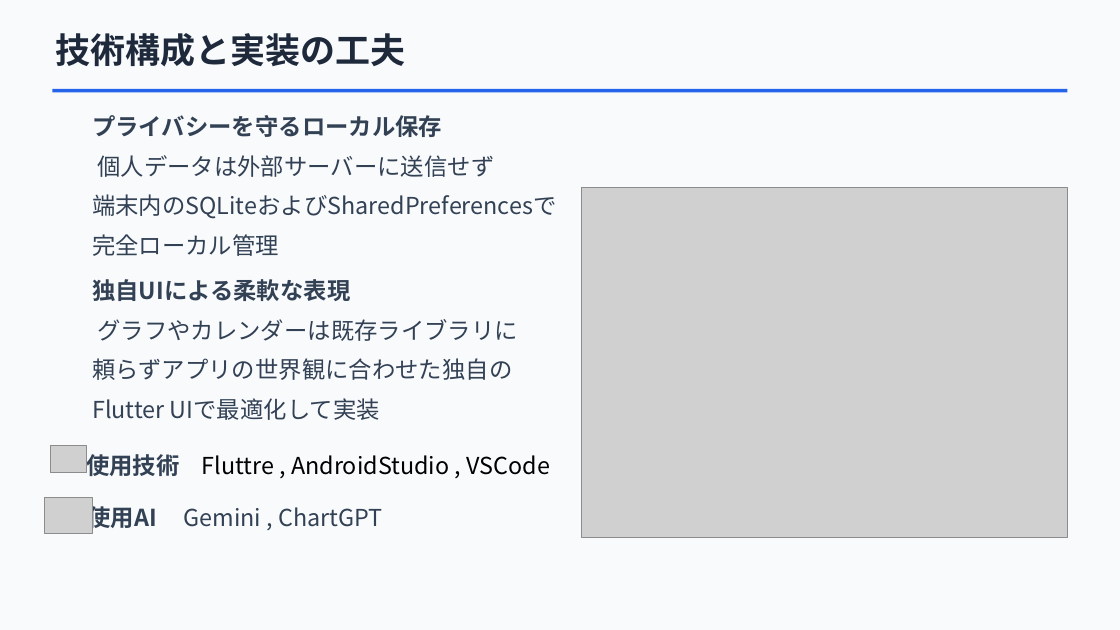
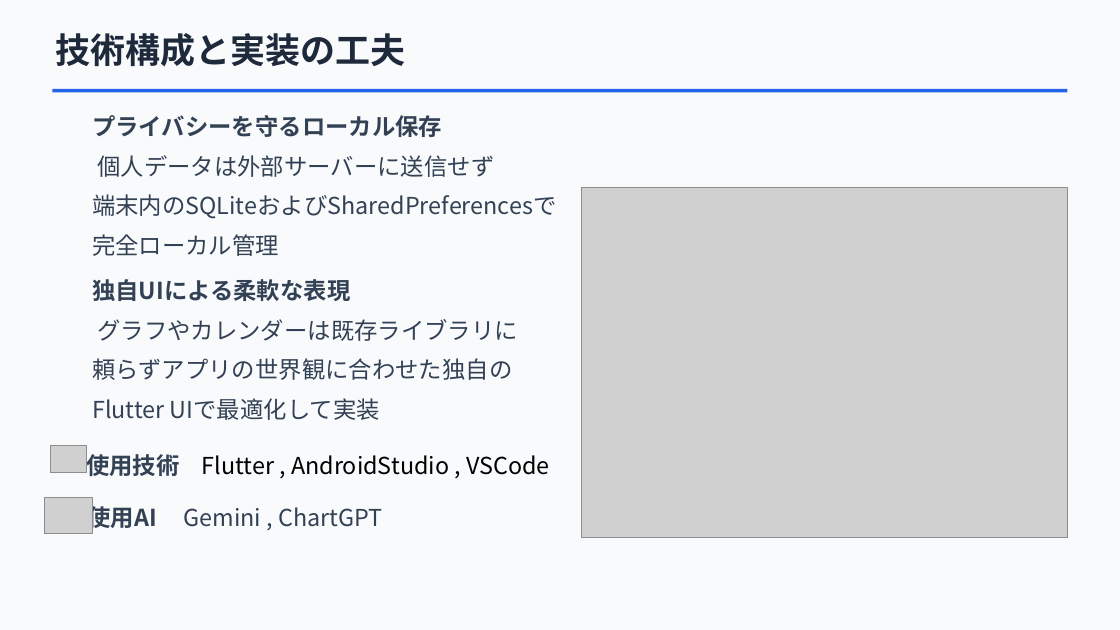
Before and after one commit to Hoshi0529/mobile-training, a slide deck: slide 10 of アルコールレコード 提案資料.pptx. Drawn at 1120x630 pixels with LibreOffice and Linux fonts; fonts in the diff are those of the drawing; grey boxes stand for pictures; background and template pictures are left out. Boxes give left, top, right and bottom in pixels: in the first picture for what was removed or moved away, otherwise in the second. Text is boxed around its words. In the diff, an @@ line names an element or a change of style, - is before the commit and + after.

Commit message:
flutter綴り修正

```diff
--- a/アルコールレコード 提案資料.pptx
+++ b/アルコールレコード 提案資料.pptx
@@ text at <box>86,450,550,476</box>: text changed @@
-使用技術 Fluttre , AndroidStudio , VSCode
+使用技術 Flutter , AndroidStudio , VSCode
```
